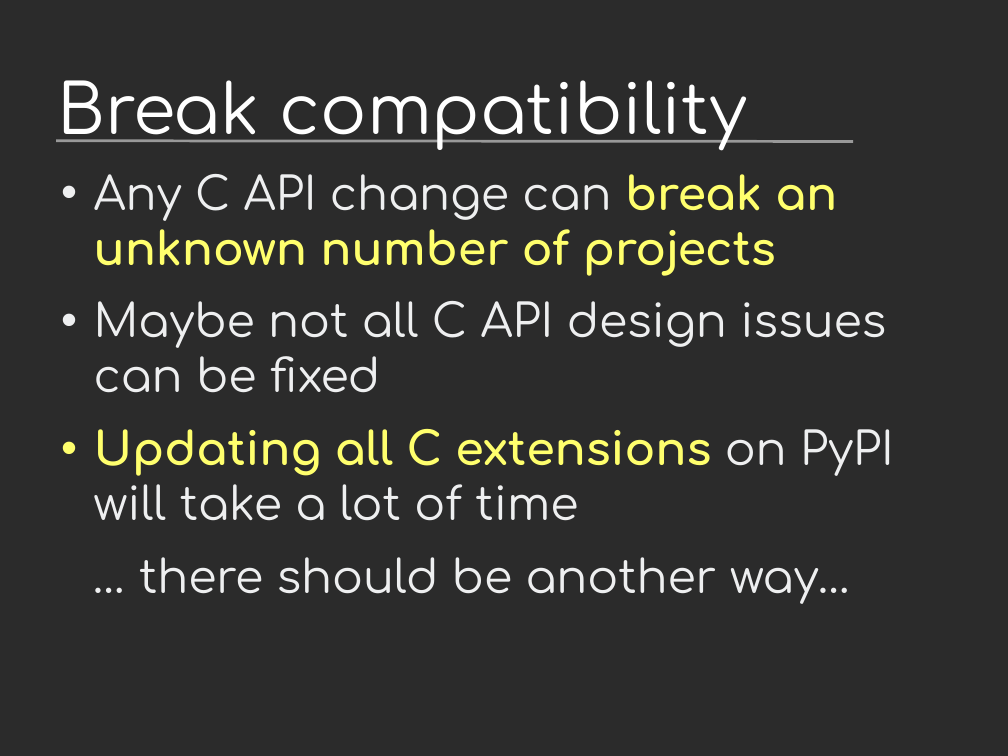
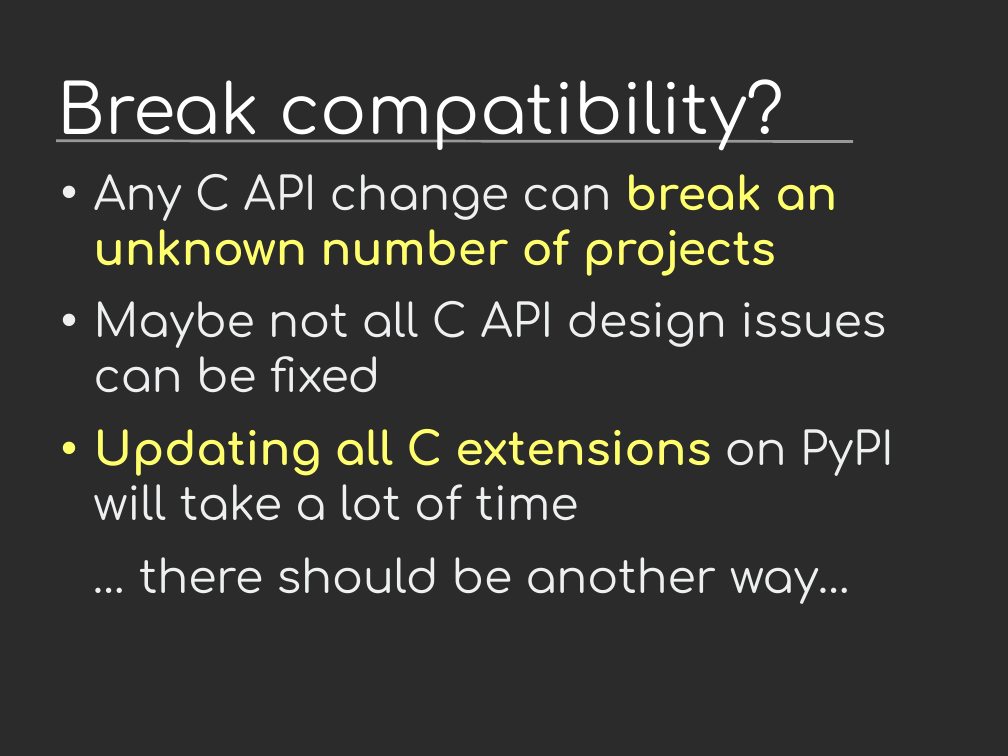
Before and after one commit to vstinner/talks, a slide deck: slide 33 of 2019-EuroPython/python_performance.odp (slide 30 before the commit). Drawn at 1008x756 pixels with LibreOffice and Linux fonts; fonts in the diff are those of the drawing; background and template pictures are left out; a plain dark background stands for a picture behind light text. Boxes give left, top, right and bottom in pixels: in the first picture for what was removed or moved away, otherwise in the second. Text is boxed around its words. In the diff, an @@ line names an element or a change of style, - is before the commit and + after.

```diff
--- a/2019-EuroPython/python_performance.odp
+++ b/2019-EuroPython/python_performance.odp
@@ title at (x1=58, y1=79, x2=785, y2=150): text changed @@
-Break compatibility
+Break compatibility?
```
Also in this commit, not shown: 19 other slides changed, 6 slides added, 1 other file.
